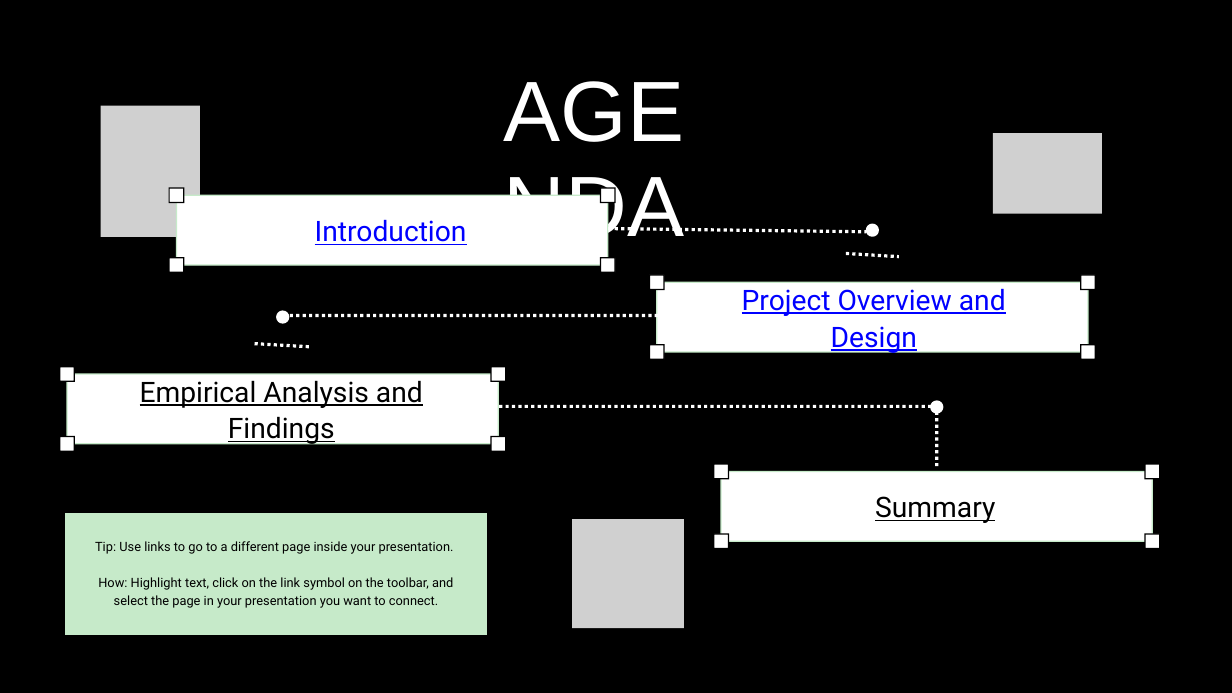
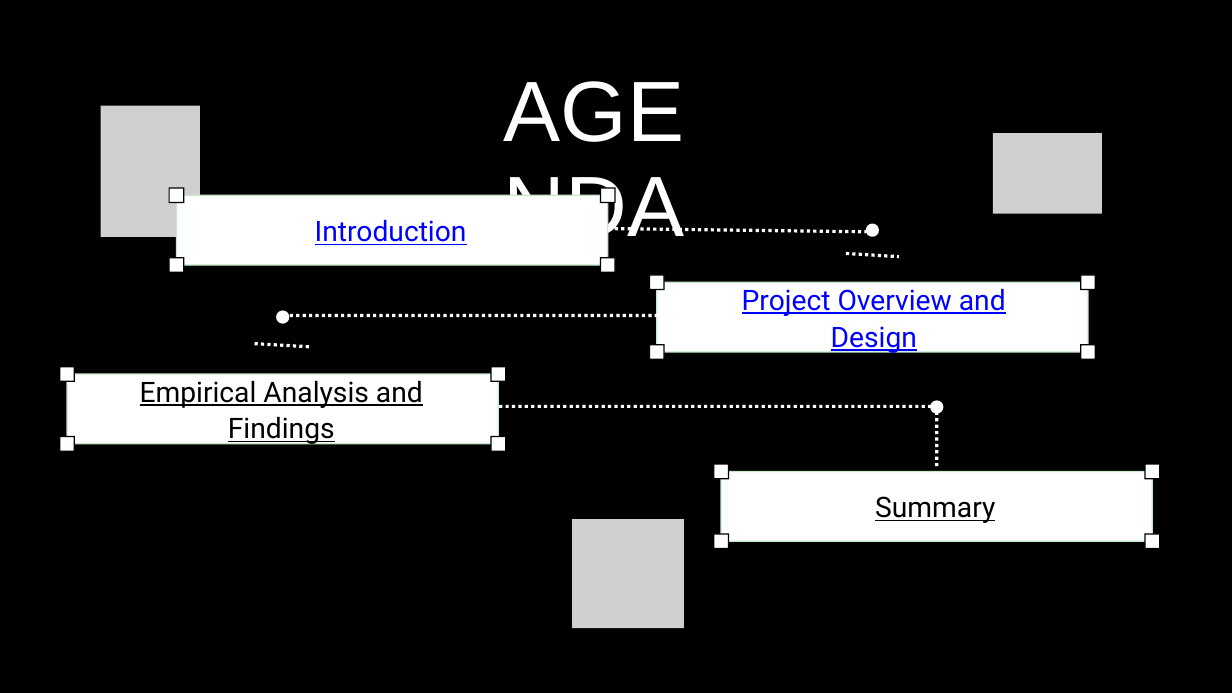
Before and after one commit to fraugho/Multithreaded-Sorting, a slide deck: slide 2 of Multithreaded Sorting Enhancing Performance through Concurrency.pptx. Drawn at 1232x693 pixels with LibreOffice and Linux fonts; fonts in the diff are those of the drawing; grey boxes stand for pictures. Boxes give left, top, right and bottom in pixels: in the first picture for what was removed or moved away, otherwise in the second. Text is boxed around its words. In the diff, an @@ line names an element or a change of style, - is before the commit and + after.

```diff
--- a/Multithreaded Sorting Enhancing Performance through Concurrency.pptx
+++ b/Multithreaded Sorting Enhancing Performance through Concurrency.pptx
@@ freeform shape removed at <box>65,513,487,634</box> @@
@@ text removed at <box>95,541,454,608</box> @@
-Tip: Use links to go to a different page inside your presentation.
-How: Highlight text, click on the link symbol on the toolbar, and select the page in your presentation you want to connect.
```
Also in this commit, not shown: 2 other slides changed, 1 slide added, 1 slide removed.
